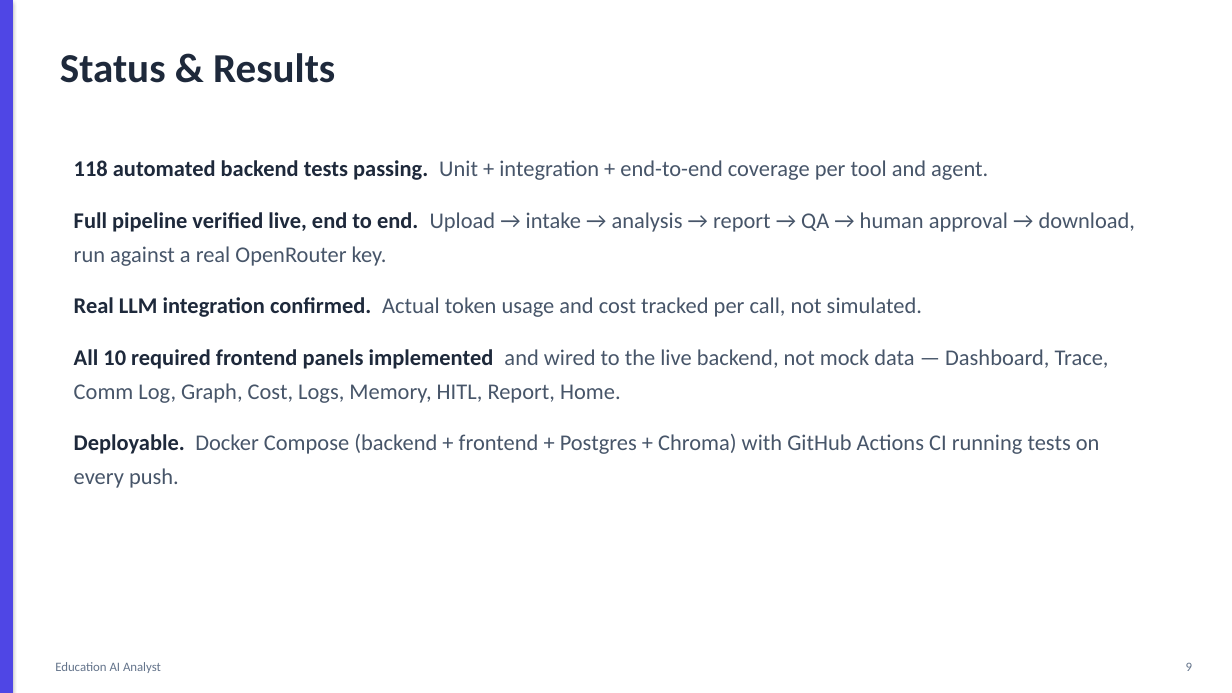
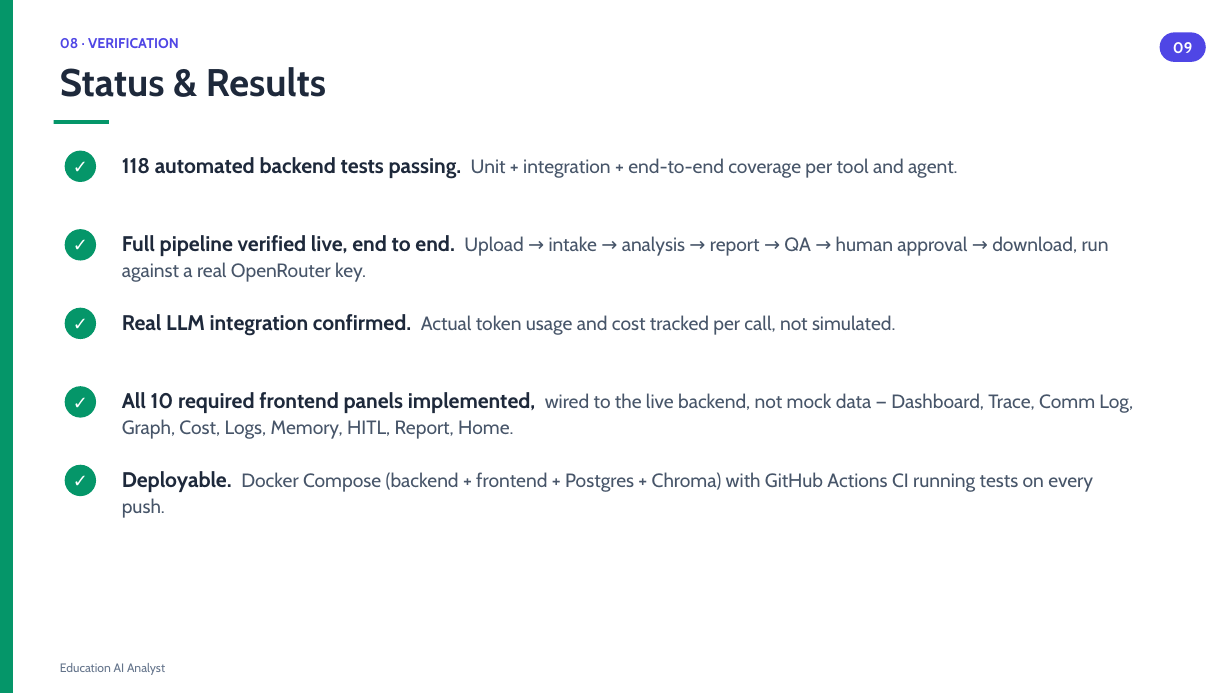
Before and after one commit to sumaiyaSultanaTarin/Education-AI-Analyst, a slide deck: slide 9 of docs/presentation-slides.pptx. Drawn at 1232x693 pixels with LibreOffice and Linux fonts; fonts in the diff are those of the drawing. Boxes give left, top, right and bottom in pixels: in the first picture for what was removed or moved away, otherwise in the second. Text is boxed around its words. In the diff, an @@ line names an element or a change of style, - is before the commit and + after.

```diff
--- a/docs/presentation-slides.pptx
+++ b/docs/presentation-slides.pptx
@@ rectangle at bbox=[0, 0, 13, 693]: fill #4F46E5 to #059669; shadow off @@
@@ text "Status & Results": place and size @@
-text "Status & Results" at bbox=[60, 53, 335, 83]
+text "Status & Results" at bbox=[60, 67, 326, 97]
@@ text "Status & Results" at bbox=[60, 67, 326, 97]: size 32 to 30 pt, font Calibri to Cabin @@
@@ text added at bbox=[60, 38, 179, 48], 11 pt, text #4F46E5, bold @@
+08 · VERIFICATION
@@ rounded rectangle added at bbox=[1160, 32, 1206, 62], fill #4F46E5, 12 pt, text #FFFFFF, bold @@
+09
@@ rectangle added at bbox=[54, 120, 109, 124], fill #059669 @@
@@ ellipse added at bbox=[65, 151, 96, 182], fill #059669, 14 pt, text #FFFFFF, bold @@
+✓
@@ text added at bbox=[122, 157, 958, 179], 15 pt, text #475569 @@
+118 automated backend tests passing. Unit + integration + end-to-end coverage per tool and agent.
@@ ellipse added at bbox=[65, 229, 96, 261], fill #059669, 14 pt, text #FFFFFF, bold @@
+✓
@@ text added at bbox=[122, 235, 1109, 282], 15 pt, text #475569 @@
+Full pipeline verified live, end to end. Upload → intake → analysis → report → QA → human approval → download, run against a real OpenRouter key.
@@ ellipse added at bbox=[65, 308, 96, 339], fill #059669, 14 pt, text #FFFFFF, bold @@
+✓
@@ text added at bbox=[122, 314, 895, 336], 15 pt, text #475569 @@
+Real LLM integration confirmed. Actual token usage and cost tracked per call, not simulated.
@@ ellipse added at bbox=[65, 386, 96, 418], fill #059669, 14 pt, text #FFFFFF, bold @@
+✓
@@ text at bbox=[122, 392, 1133, 439]: text changed; size 17.5 to 15 pt; font Calibri to Cabin @@
-118 automated backend tests passing. Unit + integration + end-to-end coverage per tool and agent.
-Full pipeline verified live, end to end. Upload → intake → analysis → report → QA → human approval → download, run against a real OpenRouter key.
-Real LLM integration confirmed. Actual token usage and cost tracked per call, not simulated.
-All 10 required frontend panels implemented and wired to the live backend, not mock data — Dashboard, Trace, Comm Log, Graph, Cost, Logs, Memory, HITL, Report, Home.
-Deployable. Docker Compose (backend + frontend + Postgres + Chroma) with GitHub Actions CI running tests on every push.
+All 10 required frontend panels implemented, wired to the live backend, not mock data — Dashboard, Trace, Comm Log, Graph, Cost, Logs, Memory, HITL, Report, Home.
@@ ellipse added at bbox=[65, 465, 96, 496], fill #059669, 14 pt, text #FFFFFF, bold @@
+✓
@@ text added at bbox=[122, 471, 1093, 518], 15 pt, text #475569 @@
+Deployable. Docker Compose (backend + frontend + Postgres + Chroma) with GitHub Actions CI running tests on every push.
@@ text "Education AI Analyst" at bbox=[60, 663, 165, 675]: size 10 to 9.5 pt, font Calibri to Cabin @@
@@ text removed at bbox=[1186, 663, 1192, 671] @@
-9
```
Also in this commit, not shown: 9 other slides changed.
